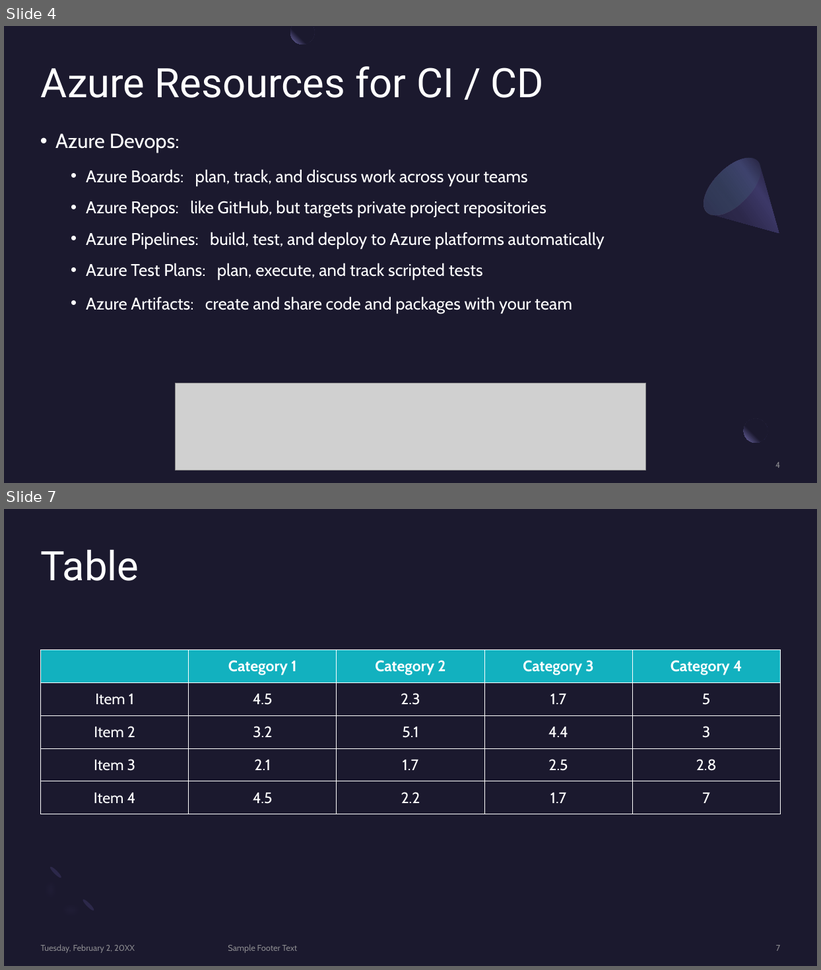
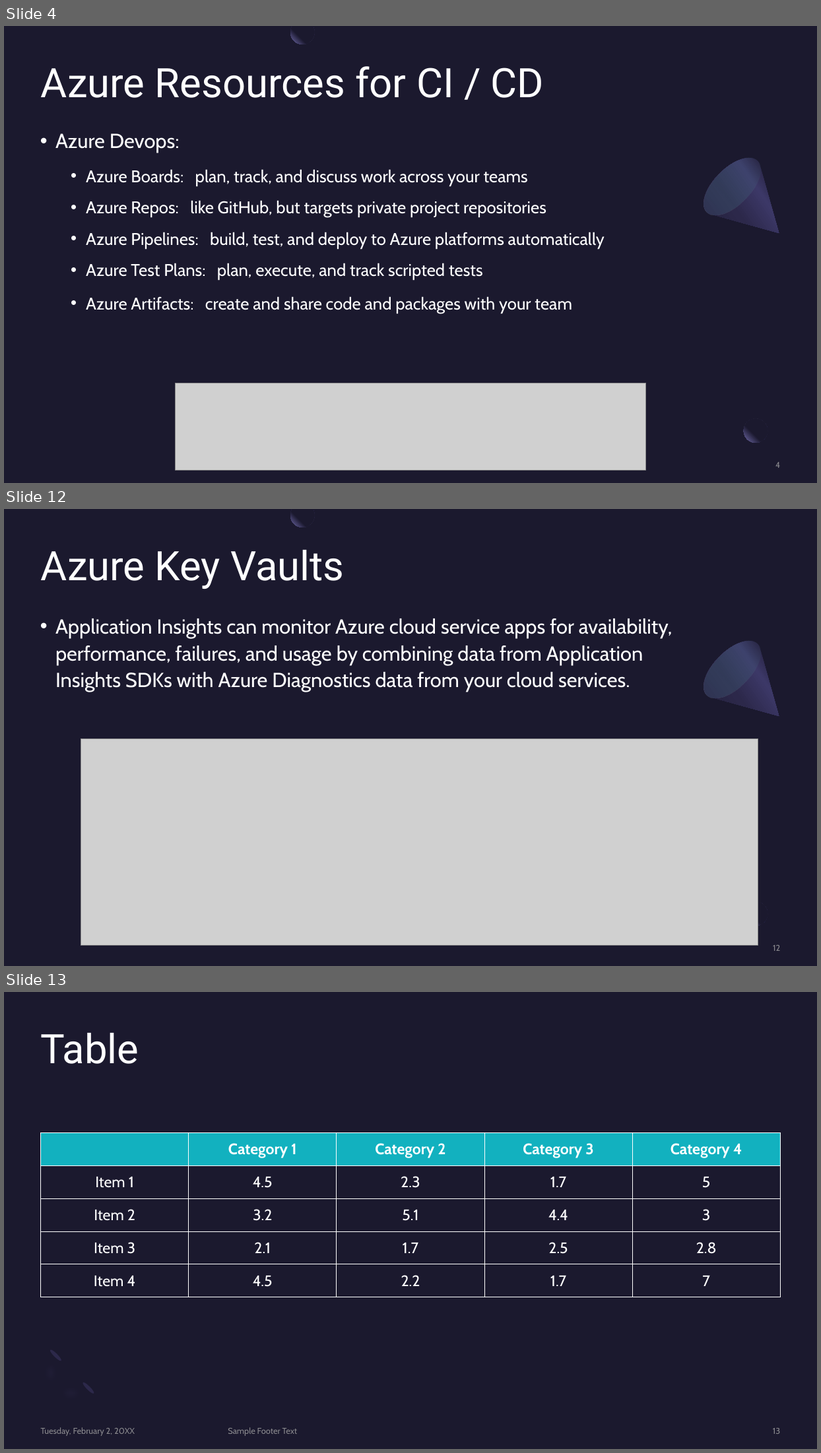
Before and after one commit to BrianChen0527/postgreSQL, a slide deck: MSFT_Azure/Microsoft Azure.pptx. Shown one above the other, each under a label of ours: slides 4 and 7 before the commit, slides 4, 12 and 13 after it; the slides between them are not shown. The pictures are 821x970 and 821x1453 pixels, drawn with LibreOffice and Linux fonts; fonts in the diff are those of the drawing; grey boxes stand for pictures. Boxes give left, top, right and bottom in pixels: in the first picture for what was removed or moved away, otherwise in the second. Text is boxed around its words. In the diff, an @@ line names an element or a change of style, - is before the commit and + after.

Commit message:
working on Azure presentation

```diff
--- a/MSFT_Azure/Microsoft Azure.pptx
+++ b/MSFT_Azure/Microsoft Azure.pptx
@@ slide 12 added at box(4, 509, 817, 966), background #1B192E; not listed: 2 template elements that a slide beside it also shows @@
@@ freeform shape added at box(290, 509, 314, 527), fill gradient #1B192E to #7771B2 @@
@@ title added at box(41, 549, 344, 589), 48 pt, text #FFFFFF @@
+Azure Key Vaults
@@ text added at box(55, 619, 673, 692), 24 pt, text #FFFFFF @@
+• Application Insights can monitor Azure cloud service apps for availability, performance, failures, and usage by combining data from Application Insights SDKs with Azure Diagnostics data from your cloud services.
@@ freeform shape added at box(694, 631, 805, 742), fill gradient #2C284A to #3C3867 to #1B192E @@
@@ ellipse added at box(694, 631, 771, 708), fill gradient #454075 to #5BEFC1 @@
@@ picture added at box(81, 739, 758, 946) @@
@@ page number added at box(773, 945, 780, 951), 10 pt, text #A6A6A6 at 80% opacity @@
+12
@@ what was slide 7 is now slide 13 @@
@@ page number at box(773, 1428, 781, 1434): text changed @@
-7
+13
```
Also in this commit, not shown: 7 other slides added, 2 slides removed, 1 other file.
